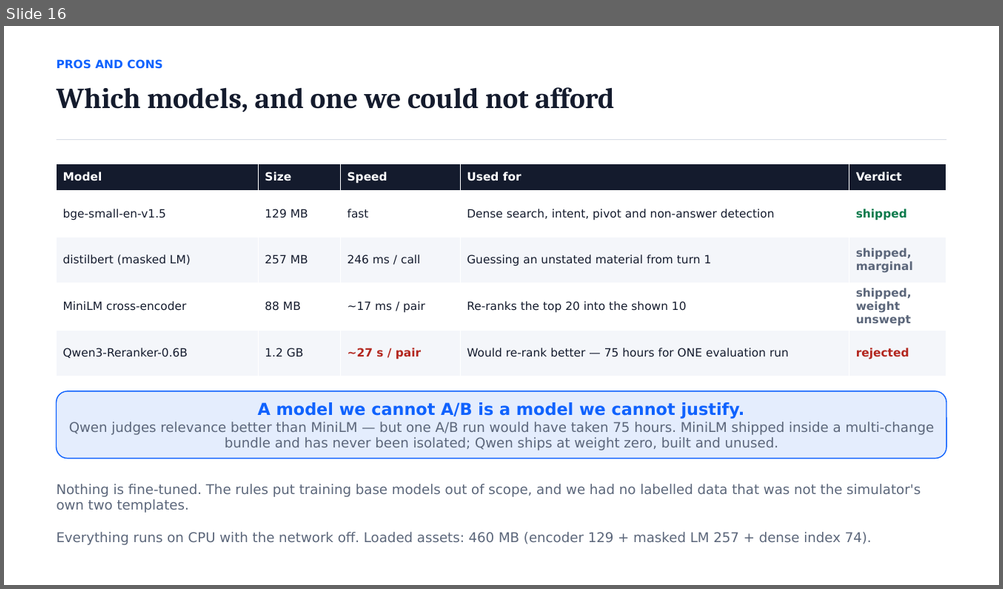
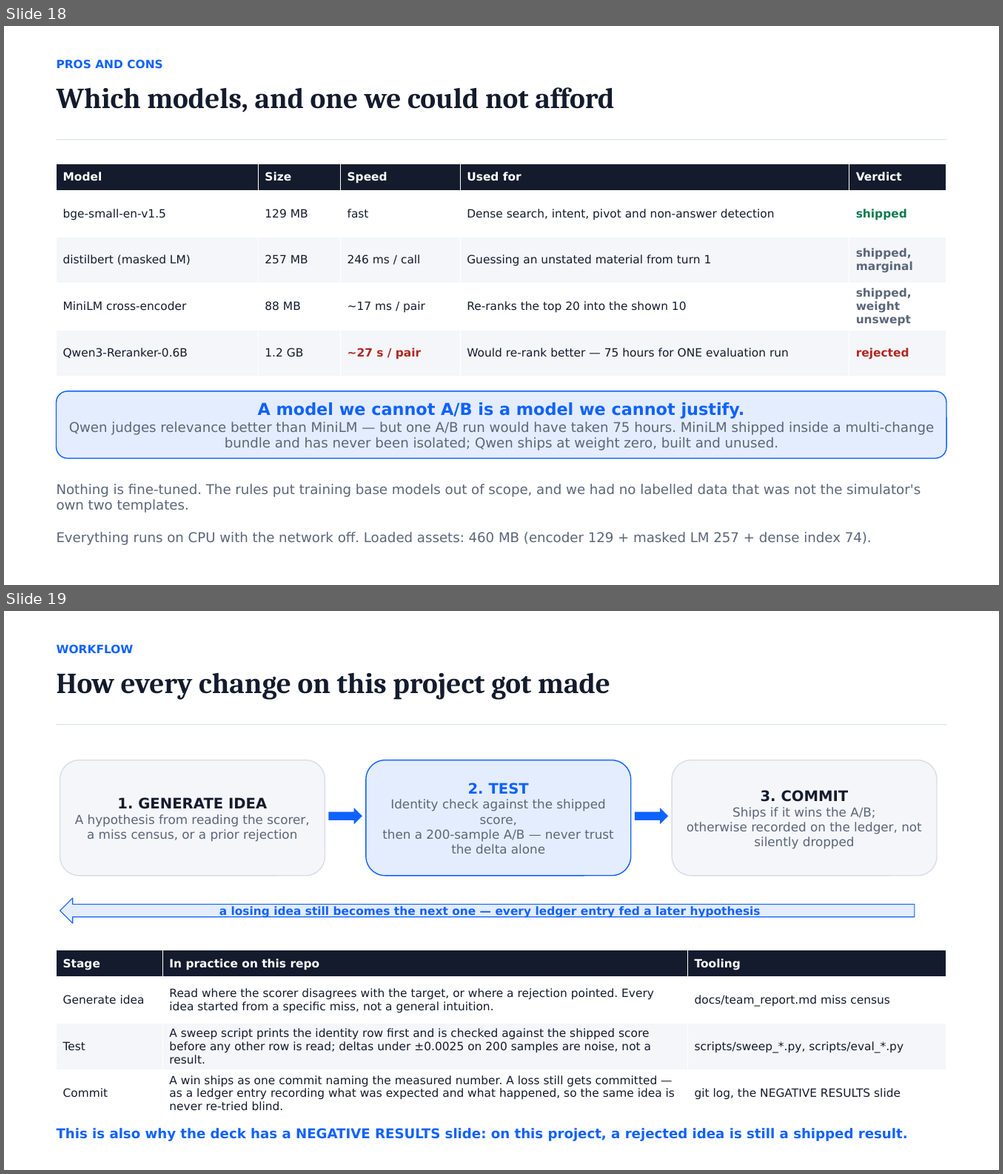
Before and after one commit to kxphan05/Spider-Rank, a slide deck: dist/techjam_track4.pptx. Shown one above the other, each under a label of ours: slide 16 before the commit, slides 18 and 19 after it. The pictures are 1003x589 and 1003x1174 pixels, drawn with LibreOffice and Linux fonts; fonts in the diff are those of the drawing. Boxes give left, top, right and bottom in pixels: in the first picture for what was removed or moved away, otherwise in the second. Text is boxed around its words. In the diff, an @@ line names an element or a change of style, - is before the commit and + after.

```diff
--- a/dist/techjam_track4.pptx
+++ b/dist/techjam_track4.pptx
@@ slide 19 added at [4,611,999,1170], background #FFFFFF @@
@@ text added at [57,644,134,654], 11 pt, text #0F62FE, bold @@
+WORKFLOW
@@ text added at [57,672,610,700], 28 pt, text #141B2D, bold @@
+How every change on this project got made
@@ rectangle added at [57,724,946,725], fill #D8DDE6 @@
@@ rounded rectangle added at [60,760,325,876], fill #F4F6FA, outline #D8DDE6 1 pt, 12 pt, text #5B667A @@
+1. GENERATE IDEA
+A hypothesis from reading the scorer,
+a miss census, or a prior rejection
@@ rounded rectangle added at [366,760,631,876], fill #E4EDFD, outline #0F62FE 1 pt, 12 pt, text #5B667A @@
+2. TEST
+Identity check against the shipped score,
+then a 200-sample A/B — never trust the delta alone
@@ rounded rectangle added at [671,760,936,876], fill #F4F6FA, outline #D8DDE6 1 pt, 12 pt, text #5B667A @@
+3. COMMIT
+Ships if it wins the A/B;
+otherwise recorded on the ledger, not silently dropped
@@ right arrow added at [329,808,362,824], fill #0F62FE @@
@@ right arrow added at [634,808,668,824], fill #0F62FE @@
@@ left arrow added at [60,898,914,923], fill #E4EDFD, outline #0F62FE 0.75 pt, 11 pt, text #0F62FE, bold @@
+a losing idea still becomes the next one — every ledger entry fed a later hypothesis
@@ table added at [57,951,947,1116], 4 rows, 3 columns @@
+Stage | In practice on this repo | Tooling
+Generate idea | Read where the scorer disagrees with the target, or where a rejection pointed. Every idea started from a specific miss, not a general intuition. | docs/team_report.md miss census
+Test | A sweep script prints the identity row first and is checked against the shipped score before any other row is read; deltas under ±0.0025 on 200 samples are noise, not a result. | scripts/sweep_*.py, scripts/eval_*.py
+Commit | A win ships as one commit naming the measured number. A loss still gets committed — as a ledger entry recording what was expected and what happened, so the same idea is never re-tried blind. | git log, the NEGATIVE RESULTS slide
@@ text added at [57,1128,908,1142], 13 pt, text #0F62FE, bold @@
+This is also why the deck has a NEGATIVE RESULTS slide: on this project, a rejected idea is still a shipped result.
@@ what was slide 16 is now slide 18 @@
```
Also in this commit, not shown: 1 slide changed, 2 other slides added, 1 other file.
